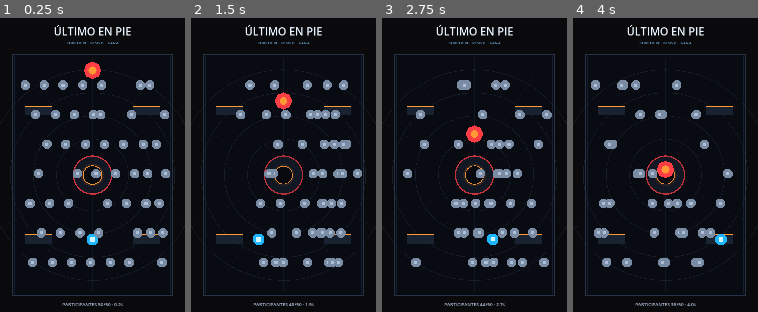
Above: before the commit, frames 1-4 (left to right).
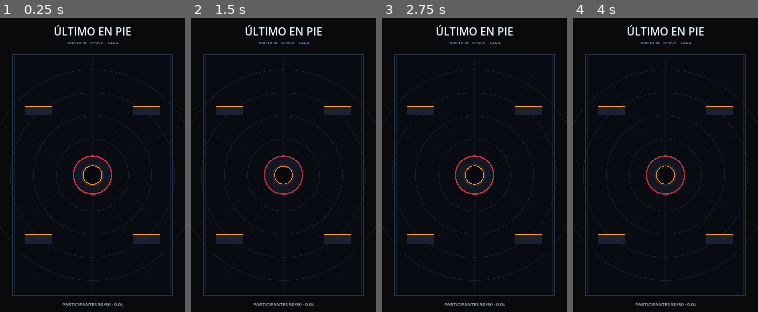
Above: after the commit, the same moments.

Repository: Baltas80/ULTIMO-EN-PIE
Game: Godot game, scene res://scenes/main.tscn
The game is run twice, just before and just after one commit, with the same random seed, the same clock (stepped at 60 frames per second) and the same inputs.
Inputs (mouse positions are in pixels of both pictures, inside the frame that each line leads up to):
- Up to frame 1 (0.25 s): no input
- Up to frame 2 (1.5 s): move the mouse to (324, 156) at 0.52 s; click (324, 156) at 0.67 s; drag from (246, 188) to (283, 94) at 1.27 s
- Up to frame 3 (2.75 s): move the mouse to (493, 100) at 2.02 s; click (493, 100) at 2.17 s
- Up to frame 4 (4 s): drag from (656, 238) to (610, 123) at 2.77 s; move the mouse to (721, 220) at 3.52 s; click (721, 220) at 3.67 s

The runs differ from the first frame. In frame 1, 7.1% of the frame differs, in the area x 11-92%, y 14-98%; in frame 2, 6.2%; in frame 3, 5.7%; in frame 4, 4.8%.
Error after the commit: Parse Error: Preload file "res://scripts/elimination_feedback.gd" does not exist. (res://scripts/main.gd:96)

Commit message:
feat: add elimination feedback and result transition

Diff:
--- a/scripts/main.gd
+++ b/scripts/main.gd
@@ -19,6 +19,7 @@
 var elimination_count := 0
 var player_eliminated := false
 var result_overlay: Control = null
+var status_flash_time := 0.0
 
 func _ready() -> void:
 	_spawn_player()
@@ -31,6 +32,8 @@
 	if not match_active:
 		return
 	match_time += delta
+	if status_flash_time > 0.0:
+		status_flash_time = maxf(status_flash_time - delta, 0.0)
 	_refresh_participants()
 	if participants.size() <= 1:
 		_end_match()
@@ -71,17 +74,28 @@
 
 func _update_status() -> void:
 	var status := get_node_or_null("Status")
-	if status:
+	if status and status_flash_time <= 0.0:
 		status.text = "PARTICIPANTES %02d/%02d · %.1fs" % [participants.size(), TOTAL_PARTICIPANTS, match_time]
 
 func register_elimination(body: Node) -> void:
 	if not match_active:
 		return
 	elimination_count += 1
+	_spawn_elimination_feedback(body.position)
 	if body == player:
 		player_eliminated = true
 		finish_position = clampi(TOTAL_PARTICIPANTS - elimination_count + 1, 1, TOTAL_PARTICIPANTS)
 		_end_match()
+	else:
+		var status := get_node_or_null("Status")
+		if status:
+			status.text = "ELIMINADO · %02d RESTANTES · %.1fs" % [participants.size() - 1, match_time]
+		status_flash_time = 0.45
+
+func _spawn_elimination_feedback(world_position: Vector2) -> void:
+	var feedback := preload("res://scripts/elimination_feedback.gd").new()
+	feedback.position = world_position
+	add_child(feedback)
 
 func _end_match() -> void:
 	if not match_active:
@@ -107,6 +121,7 @@
 	result_overlay.name = "ResultOverlay"
 	result_overlay.set_anchors_and_offsets_preset(Control.PRESET_FULL_RECT)
 	result_overlay.mouse_filter = Control.MOUSE_FILTER_STOP
+	result_overlay.modulate.a = 0.0
 	add_child(result_overlay)
 
 	var backdrop := ColorRect.new()
@@ -118,6 +133,8 @@
 	var panel := PanelContainer.new()
 	panel.position = Vector2(90.0, 360.0)
 	panel.size = Vector2(540.0, 420.0)
+	panel.pivot_offset = panel.size / 2.0
+	panel.scale = Vector2(0.94, 0.94)
 	result_overlay.add_child(panel)
 
 	var panel_style := StyleBoxFlat.new()
@@ -165,7 +182,12 @@
 	replay.add_theme_font_size_override("font_size", 22)
 	replay.pressed.connect(_restart_match)
 	content.add_child(replay)
-	replay.grab_focus()
+
+	var intro := create_tween().set_parallel(true)
+	intro.set_trans(Tween.TRANS_QUAD).set_ease(Tween.EASE_OUT)
+	intro.tween_property(result_overlay, "modulate:a", 1.0, 0.22)
+	intro.tween_property(panel, "scale", Vector2.ONE, 0.24)
+	intro.finished.connect(replay.grab_focus)
 
 func _restart_match() -> void:
 	get_tree().reload_current_scene()
